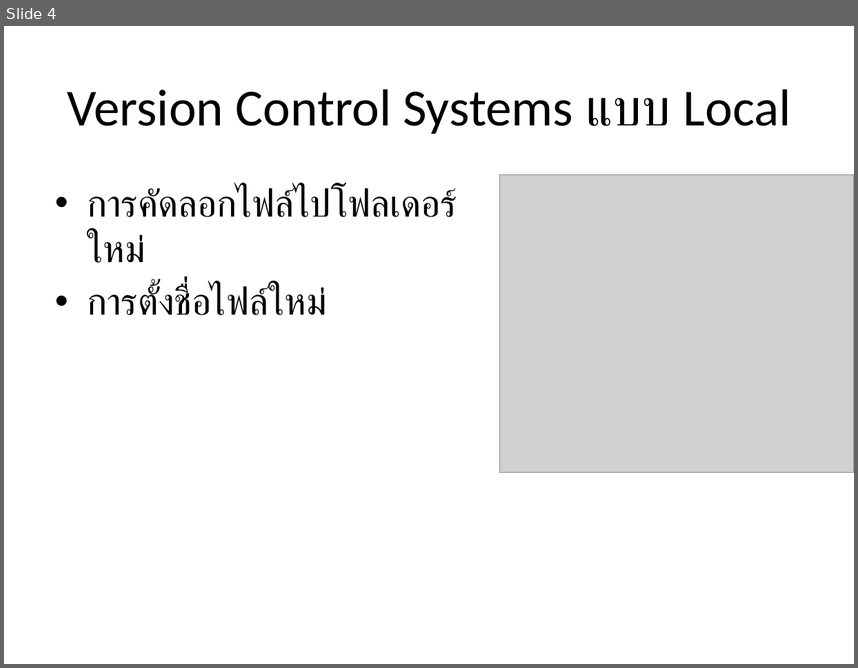
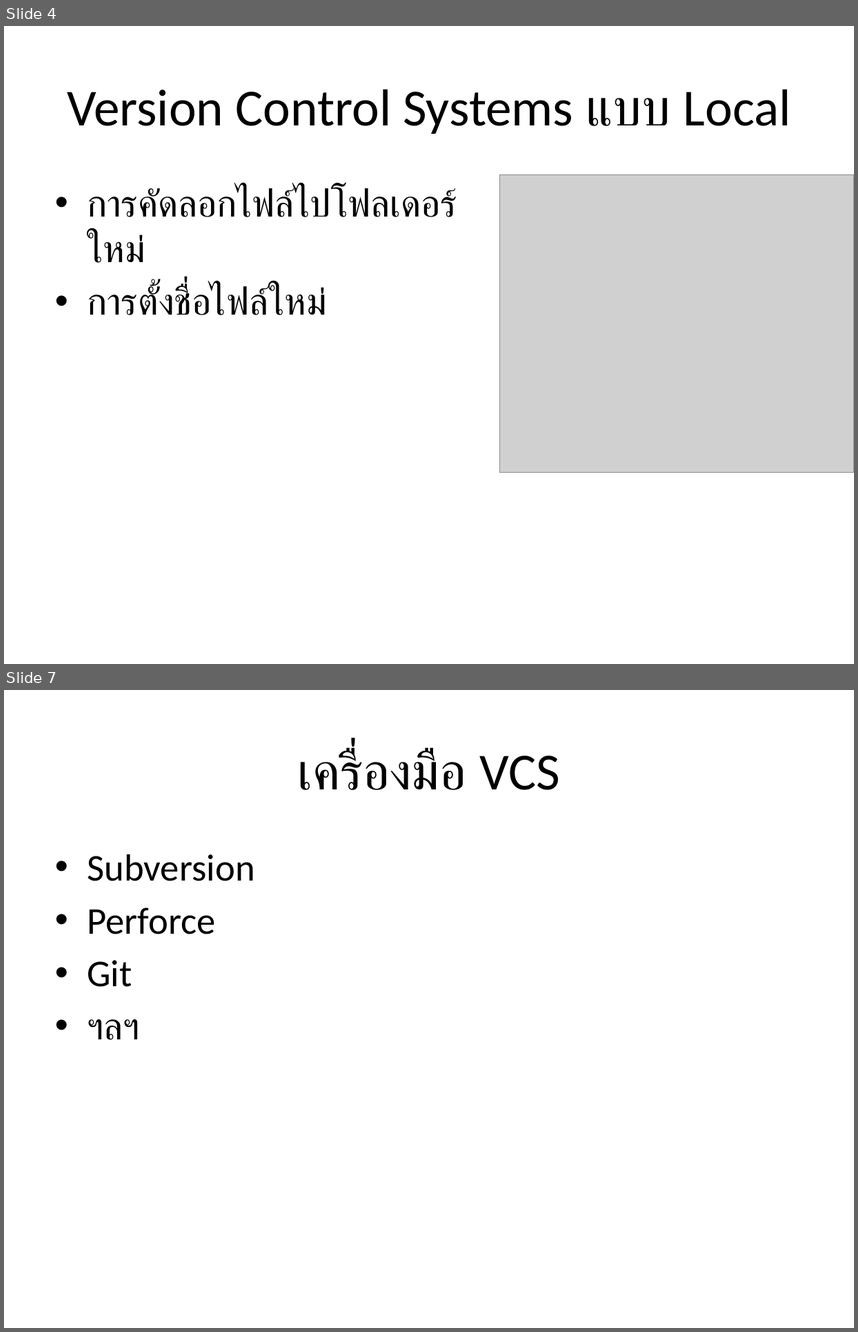
Before and after one commit to peerax/Presentation, a slide deck: git & versioncontrol.pptx. Shown one above the other, each under a label of ours: slide 4 before the commit, slides 4 and 7 after it; the slides between them are not shown. The pictures are 858x668 and 858x1332 pixels, drawn with LibreOffice and Linux fonts; fonts in the diff are those of the drawing; grey boxes stand for pictures. Boxes give left, top, right and bottom in pixels: in the first picture for what was removed or moved away, otherwise in the second. Text is boxed around its words. In the diff, an @@ line names an element or a change of style, - is before the commit and + after.

```diff
--- a/git & versioncontrol.pptx
+++ b/git & versioncontrol.pptx
@@ slide 7 added at [4,690,854,1328], background #FFFFFF @@
@@ title added at [298,749,560,790], 44 pt, text #000000 @@
+เครื่องมือ VCS
@@ text added at [87,854,255,1040], 32 pt, text #000000 @@
+• Subversion
+• Perforce
+• Git
+• ฯลฯ
```
Also in this commit, not shown: 1 slide changed, 3 other slides added.
